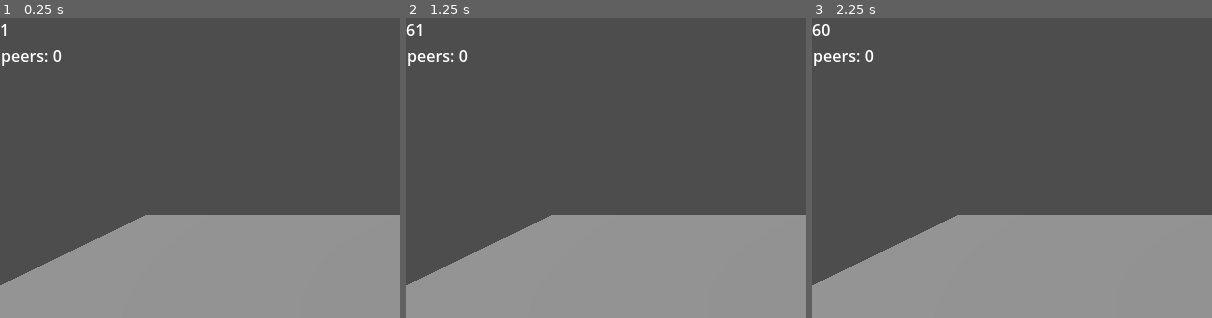
Above: before the commit, frames 1-3 (left to right).
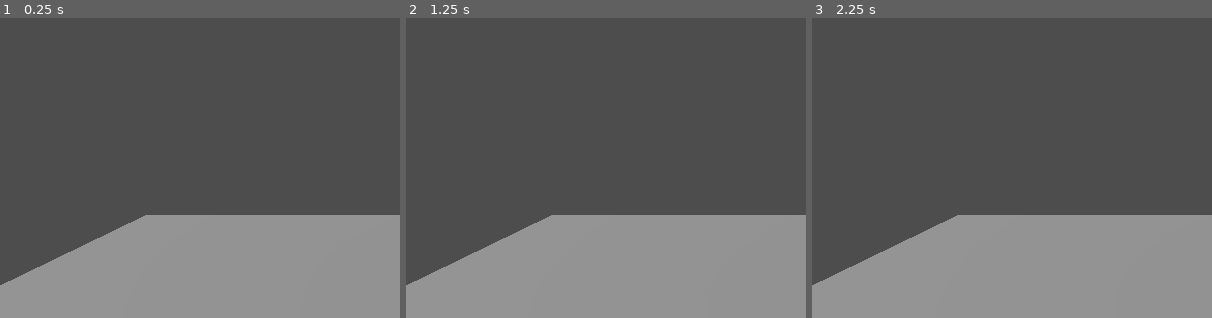
Above: after the commit, the same moments.

Repository: DigitallyTailored/godot4-mp-client-position-sync
Game: Godot game, scene res://world.tscn
The game is run twice, just before and just after one commit, with the same random seed, the same clock (stepped at 60 frames per second) and the same inputs.
Inputs:
- Up to frame 1 (0.25 s): no input
- Up to frame 2 (1.25 s): click "Client" at 0.5 s
- Up to frame 3 (2.25 s): tap Enter (ui_accept) at 1.25, 1.35, 1.52, 1.82, 2, 2.1 s; hold D (move_right) 1.28-2.03 s; hold S (move_down) from 2.03 s (still down)
The pictures show only the part of the screen within x 0-50%, y 0-50%; the shares and areas given below are measured in that part.

The runs differ from the first frame. In frame 1, 0.3% of the frame differs, in the area x 0-16%, y 2-16%; in frame 2, 0.4%; in frame 3, 0.4%.

Commit message:
working and simplified

Diff:
--- a/Label.gd
+++ /dev/null
@@ -1,11 +0,0 @@
-extends Label
-
-
-# Called when the node enters the scene tree for the first time.
-func _ready():
-	pass # Replace with function body.
-
-
-# Called every frame. 'delta' is the elapsed time since the previous frame.
-func _process(delta):
-	text = str(Engine.get_frames_per_second())
--- a/LabelPeerCount.gd
+++ /dev/null
@@ -1,11 +0,0 @@
-extends Label
-
-
-# Called when the node enters the scene tree for the first time.
-func _ready():
-	pass # Replace with function body.
-
-
-# Called every frame. 'delta' is the elapsed time since the previous frame.
-func _process(delta):
-	text = "peers: " + str(%Players.get_child_count())
--- a/TextEdit.gd
+++ /dev/null
@@ -1,18 +0,0 @@
-extends TextEdit
-
-var output = {};
-
-# Called when the node enters the scene tree for the first time.
-func _ready():
-	pass
-
-# Called every frame. 'delta' is the elapsed time since the previous frame.
-func _process(delta):
-	position = get_viewport().get_camera_3d().unproject_position($"..".position);
-	position.x -= int(size.x * 0.5)
-
-func out(in_key, in_value):
-	output[in_key] = in_value
-	text = ""
-	for item in output:
-		text = item + ": " + output[item] + "\n"+text
--- a/character.gd
+++ /dev/null
@@ -1,71 +0,0 @@
-extends CharacterBody3D
-
-var speed = 3.0
-const JUMP_VELOCITY = 20.0
-var gravity = -100
-var direction := Vector3(0.0,0.0,0.0)
-var jumping := false
-
-# Target for AI movement
-var target := Vector3(0.0,0.0,0.0)
-var last_position := Vector3(0.0,0.0,0.0)
-var move_timer = 0.0
-
-var entity
-
-func _ready():
-	entity = $Entity
-	entity._position = position
-
-	if entity.ai:
-		speed *= 0.2
-		$MeshInstance3D.mesh = SphereMesh.new()
-		move_timer = Time.get_ticks_msec()
-
-func _physics_process(delta):
-	var _name = str(name)
-	var _peer_id = str(multiplayer.get_unique_id())
-	var is_self = _name == _peer_id
-
-	if entity.ai and multiplayer.is_server():
-		#add logic here to move peer towards target until either within range or 5 seconds has gone by, in which case, change target
-		if target.distance_to(position) < 1 or Time.get_ticks_msec() - move_timer > 5000:
-			target = Vector3(randf_range(-5, 5), position.y, randf_range(-5, 5))
-			move_timer = Time.get_ticks_msec()
-
-		direction = (target - position).normalized()
-		if is_on_floor() and randi() % 100 == 1:
-			velocity.y = JUMP_VELOCITY
-		apply_movement(delta, is_self)
-		return
-
-	#only control player on matching peer
-	if not is_self:
-		#set position of this external peer to the last received _position
-		position = entity._position
-		return
-
-	if is_self:
-		#to get this far we must be the local player in control of the peer
-		#control player on matching peer
-		direction.x = Input.get_axis("move_left", "move_right")
-		direction.z = Input.get_axis("move_up", "move_down")
-		jumping = Input.is_action_just_pressed("ui_accept")
-		if is_on_floor() and jumping:
-			velocity.y = JUMP_VELOCITY
-		apply_movement(delta, is_self)
-		return
-
-func apply_movement(delta, is_self):
-	var new_velocity = direction * speed
-	velocity.x = new_velocity.x
-	velocity.z = new_velocity.z
-	if not is_on_floor():
-		velocity.y += gravity * delta
-	move_and_slide()
-
-	if last_position != position:
-		if is_self:
-			entity.rpc_send_position.rpc_id(1, position)
-		else:
-			entity.rpc_send_position(position)
--- a/character.tscn
+++ /dev/null
@@ -1,21 +0,0 @@
-[gd_scene load_steps=5 format=3 uid="uid://b3aigrt1ywsns"]
-
-[ext_resource type="Script" path="res://character.gd" id="1_vih6i"]
-[ext_resource type="PackedScene" uid="uid://xymvouxq3qgo" path="res://player.tscn" id="1_w3arc"]
-
-[sub_resource type="CylinderShape3D" id="CylinderShape3D_lqd7a"]
-
-[sub_resource type="CapsuleMesh" id="CapsuleMesh_iqdlj"]
-radial_segments = 6
-rings = 2
-
-[node name="Character" type="CharacterBody3D"]
-script = ExtResource("1_vih6i")
-
-[node name="CollisionShape3D" type="CollisionShape3D" parent="."]
-shape = SubResource("CylinderShape3D_lqd7a")
-
-[node name="MeshInstance3D" type="MeshInstance3D" parent="."]
-mesh = SubResource("CapsuleMesh_iqdlj")
-
-[node name="Entity" parent="." instance=ExtResource("1_w3arc")]
--- a/entity.gd
+++ /dev/null
@@ -1,8 +0,0 @@
-extends Node3D
-
-@export var ai = false
-@export var _position = Vector3.ZERO
-
-@rpc("any_peer", "call_remote")
-func rpc_send_position(rpc_position):
-	_position = rpc_position
--- a/entity.tscn
+++ /dev/null
@@ -1,50 +0,0 @@
-[gd_scene load_steps=6 format=3 uid="uid://xymvouxq3qgo"]
-
-[ext_resource type="Script" path="res://entity.gd" id="1_6rqcl"]
-[ext_resource type="Script" path="res://visibility_sync.gd" id="2_gtwhm"]
-[ext_resource type="Script" path="res://helper/TextEdit.gd" id="3_ebrcn"]
-
-[sub_resource type="SceneReplicationConfig" id="SceneReplicationConfig_o28fd"]
-properties/0/path = NodePath(".:ai")
-properties/0/spawn = true
-properties/0/replication_mode = 0
-properties/1/path = NodePath(".:_position")
-properties/1/spawn = true
-properties/1/replication_mode = 1
-properties/2/path = NodePath(".:position")
-properties/2/spawn = true
-properties/2/replication_mode = 0
-
-[sub_resource type="SphereShape3D" id="SphereShape3D_qd1m8"]
-radius = 5.0
-
-[node name="Entity" type="Node3D"]
-script = ExtResource("1_6rqcl")
-
-[node name="Area3D" type="Area3D" parent="."]
-
-[node name="MultiplayerSynchronizer" type="MultiplayerSynchronizer" parent="Area3D"]
-root_path = NodePath("../..")
-replication_interval = 0.025
-delta_interval = 0.025
-replication_config = SubResource("SceneReplicationConfig_o28fd")
-public_visibility = false
-script = ExtResource("2_gtwhm")
-
-[node name="CollisionShape3D" type="CollisionShape3D" parent="Area3D"]
-shape = SubResource("SphereShape3D_qd1m8")
-
-[node name="TextEdit" type="TextEdit" parent="."]
-visible = false
-offset_right = 342.0
-offset_bottom = 121.0
-text = "#
-#
-#
-#"
-editable = false
-selecting_enabled = false
-script = ExtResource("3_ebrcn")
-
-[connection signal="body_entered" from="Area3D" to="Area3D/MultiplayerSynchronizer" method="_on_area_body_entered"]
-[connection signal="body_exited" from="Area3D" to="Area3D/MultiplayerSynchronizer" method="_on_area_body_exited"]
--- a/helper/Label.gd
+++ /dev/null
@@ -1,11 +0,0 @@
-extends Label
-
-
-# Called when the node enters the scene tree for the first time.
-func _ready():
-	pass # Replace with function body.
-
-
-# Called every frame. 'delta' is the elapsed time since the previous frame.
-func _process(delta):
-	text = str(Engine.get_frames_per_second())
--- a/helper/LabelPeerCount.gd
+++ /dev/null
@@ -1,11 +0,0 @@
-extends Label
-
-
-# Called when the node enters the scene tree for the first time.
-func _ready():
-	pass # Replace with function body.
-
-
-# Called every frame. 'delta' is the elapsed time since the previous frame.
-func _process(delta):
-	text = "peers: " + str(%Entities.get_child_count())
--- a/helper/TextEdit.gd
+++ /dev/null
@@ -1,18 +0,0 @@
-extends TextEdit
-
-var output = {};
-
-# Called when the node enters the scene tree for the first time.
-func _ready():
-	pass
-
-# Called every frame. 'delta' is the elapsed time since the previous frame.
-func _process(delta):
-	position = get_viewport().get_camera_3d().unproject_position($"..".position);
-	position.x -= int(size.x * 0.5)
-
-func out(in_key, in_value):
-	output[in_key] = in_value
-	text = ""
-	for item in output:
-		text = item + ": " + output[item] + "\n"+text
--- a/player.gd
+++ b/player.gd
@@ -26,10 +26,6 @@
 	var _peer_id = str(multiplayer.get_unique_id())
 	var is_self = _name == _peer_id
 
-	$TextEdit.out('name', _name)
-	$TextEdit.out('is_self', str(is_self))
-	$TextEdit.out('position', str(position))
-	$TextEdit.out('_position', str(_position))
 
 	if ai and multiplayer.is_server():
 		#add logic here to move peer towards target until either within range or 5 seconds has gone by, in which case, change target
--- a/player.tscn
+++ b/player.tscn
@@ -1,8 +1,7 @@
-[gd_scene load_steps=9 format=3 uid="uid://xymvouxq3qgo"]
+[gd_scene load_steps=8 format=3 uid="uid://xymvouxq3qgo"]
 
 [ext_resource type="Script" path="res://player.gd" id="1_0gy7u"]
-[ext_resource type="Script" path="res://TextEdit.gd" id="3_7jpd3"]
-[ext_resource type="Script" path="res://visibility_sync_2d.gd" id="3_ngkfo"]
+[ext_resource type="Script" path="res://visibility_sync.gd" id="2_5v0cn"]
 
 [sub_resource type="BoxMesh" id="BoxMesh_v6jhe"]
 
@@ -42,22 +41,10 @@
 delta_interval = 0.025
 replication_config = SubResource("SceneReplicationConfig_o28fd")
 public_visibility = false
-script = ExtResource("3_ngkfo")
+script = ExtResource("2_5v0cn")
 
 [node name="CollisionShape3D" type="CollisionShape3D" parent="Area3D"]
 shape = SubResource("SphereShape3D_qd1m8")
 
-[node name="TextEdit" type="TextEdit" parent="."]
-visible = false
-offset_right = 342.0
-offset_bottom = 121.0
-text = "#
-#
-#
-#"
-editable = false
-selecting_enabled = false
-script = ExtResource("3_7jpd3")
-
-[connection signal="body_entered" from="Area3D" to="Area3D/MultiplayerSynchronizer" method="_on_area_2d_body_entered"]
-[connection signal="body_exited" from="Area3D" to="Area3D/MultiplayerSynchronizer" method="_on_area_2d_body_exited"]
+[connection signal="body_entered" from="Area3D" to="Area3D/MultiplayerSynchronizer" method="_on_area_3d_body_entered"]
+[connection signal="body_exited" from="Area3D" to="Area3D/MultiplayerSynchronizer" method="_on_area_3d_body_exited"]
--- a/sync_entity.gd
+++ /dev/null
@@ -1,59 +0,0 @@
-extends CharacterBody3D
-
-# Indicates whether the character is controlled by AI.
-@export var ai = false
-# Holds the position of the character for network synchronization.
-@export var _position = Vector3.ZERO
-
-var direction := Vector3(0.0,0.0,0.0)
-# The AI's target position to move towards.
-var target := Vector3(0.0,0.0,0.0)
-# Keeps track of the character's last position.
-var last_position := Vector3(0.0,0.0,0.0)
-# Called when the node enters the scene tree for the first time.
-func _ready():
-	# Initialize the character's position.
-	_position = position
-
-# Called every frame with the 'delta' variable being the elapsed time since the previous call.
-# This function handles AI logic, player input and multiplayer synchronization.
-func _physics_process(delta):
-	# Temporary variables for player identification.
-	var _name = str(name)
-	var _peer_id = str(multiplayer.get_unique_id())
-	var is_player = _name == _peer_id
-
-	# Multiplayer synchronization: Updates the position of non-local characters.
-	if not is_player:
-		# Set the character's position to the last known position received from network.
-		position = _position
-		return
-
-	# Player input: Handles movement based on user input for the local character.
-	if is_player:
-		# Process player input for movement and jumping.
-		direction.x = Input.get_axis("move_left", "move_right")
-		direction.z = Input.get_axis("move_up", "move_down")
-
-		# Apply movement based on player input.
-		apply_movement(delta, is_player)
-		return
-
-# Applies movement to the character based on calculated velocities and deltas.
-func apply_movement(delta, is_player):
-	# Move the character with the new velocity.
-	move_and_slide()
-
-	# Network synchronization: Send the character's position to other clients if it has changed.
-	if last_position != position:
-		# If local player, send position to server; otherwise, broadcase to other peers.
-		if is_player:
-			rpc_send_position.rpc_id(1, position)
-		else:
-			rpc_send_position(position)
-
-# Remote procedure call to sync the character's position across the network.
-@rpc("any_peer", "call_remote")
-func rpc_send_position(rpc_position):
-	# Update the character's networked position variable.
-	_position = rpc_position
--- a/visibility_sync.gd
+++ b/visibility_sync.gd
@@ -4,7 +4,7 @@
 	var id = str(body.name)
 	return id.to_int() if id.is_valid_int() else 0
 
-func _on_area_body_entered(body):
+func _on_area_3d_body_entered(body):
 	if not is_inside_tree() or not multiplayer.has_multiplayer_peer() or not is_multiplayer_authority():
 		return
 	var id = get_id(body)
@@ -12,7 +12,7 @@
 		return
 	set_visibility_for(id, true)
 
-func _on_area_body_exited(body):
+func _on_area_3d_body_exited(body):
 	if not is_inside_tree() or not multiplayer.has_multiplayer_peer() or not is_multiplayer_authority():
 		return
 	var id = get_id(body)
--- a/visibility_sync_2d.gd
+++ /dev/null
@@ -1,24 +0,0 @@
-extends MultiplayerSynchronizer
-
-
-func get_id(body) -> int:
-	var id = str(body.name)
-	return id.to_int() if id.is_valid_int() else 0
-
-
-func _on_area_2d_body_entered(body):
-	if not is_inside_tree() or not multiplayer.has_multiplayer_peer() or not is_multiplayer_authority():
-		return
-	var id = get_id(body)
-	if id == 0 or id == multiplayer.get_unique_id():
-		return
-	set_visibility_for(id, true)
-
-
-func _on_area_2d_body_exited(body):
-	if not is_inside_tree() or not multiplayer.has_multiplayer_peer() or not is_multiplayer_authority():
-		return
-	var id = get_id(body)
-	if id == 0 or id == multiplayer.get_unique_id():
-		return
-	set_visibility_for(id, false)
--- a/world.gd
+++ b/world.gd
@@ -2,7 +2,6 @@
 extends Node
 
 # Preloading the player scene to be instantiated later
-const Player = preload("res://player.tscn")
 
 # Defining the port and host for the multiplayer server
 const PORT = 4343
--- a/world.tscn
+++ b/world.tscn
@@ -1,8 +1,6 @@
-[gd_scene load_steps=6 format=3 uid="uid://d2siun1rkipur"]
+[gd_scene load_steps=4 format=3 uid="uid://d2siun1rkipur"]
 
 [ext_resource type="Script" path="res://world.gd" id="1_xuk0x"]
-[ext_resource type="Script" path="res://Label.gd" id="2_eslxk"]
-[ext_resource type="Script" path="res://LabelPeerCount.gd" id="2_nkoqp"]
 
 [sub_resource type="BoxShape3D" id="BoxShape3D_si1ab"]
 size = Vector3(1, 0.01, 1)
@@ -44,19 +42,6 @@
 [node name="Players" type="Node" parent="."]
 unique_name_in_owner = true
 
-[node name="Label" type="Label" parent="."]
-offset_right = 40.0
-offset_bottom = 23.0
-script = ExtResource("2_eslxk")
-
-[node name="Label2" type="Label" parent="."]
-offset_left = 1.0
-offset_top = 26.0
-offset_right = 74.0
-offset_bottom = 52.0
-text = "#######"
-script = ExtResource("2_nkoqp")
-
 [node name="floor" type="Node3D" parent="."]
 transform = Transform3D(30, 0, 0, 0, 1, 0, 0, 0, 30, 0, -2, 0)
 
